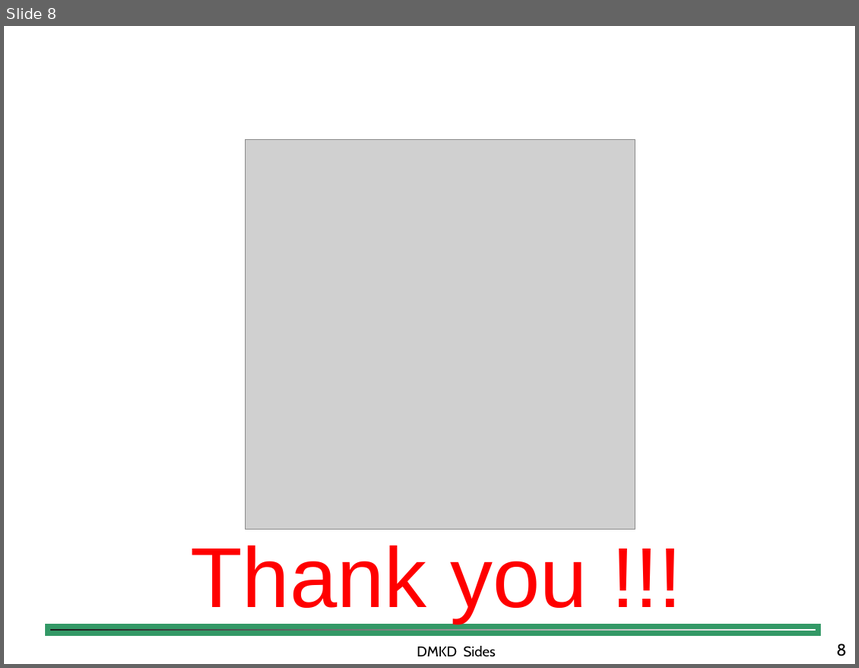
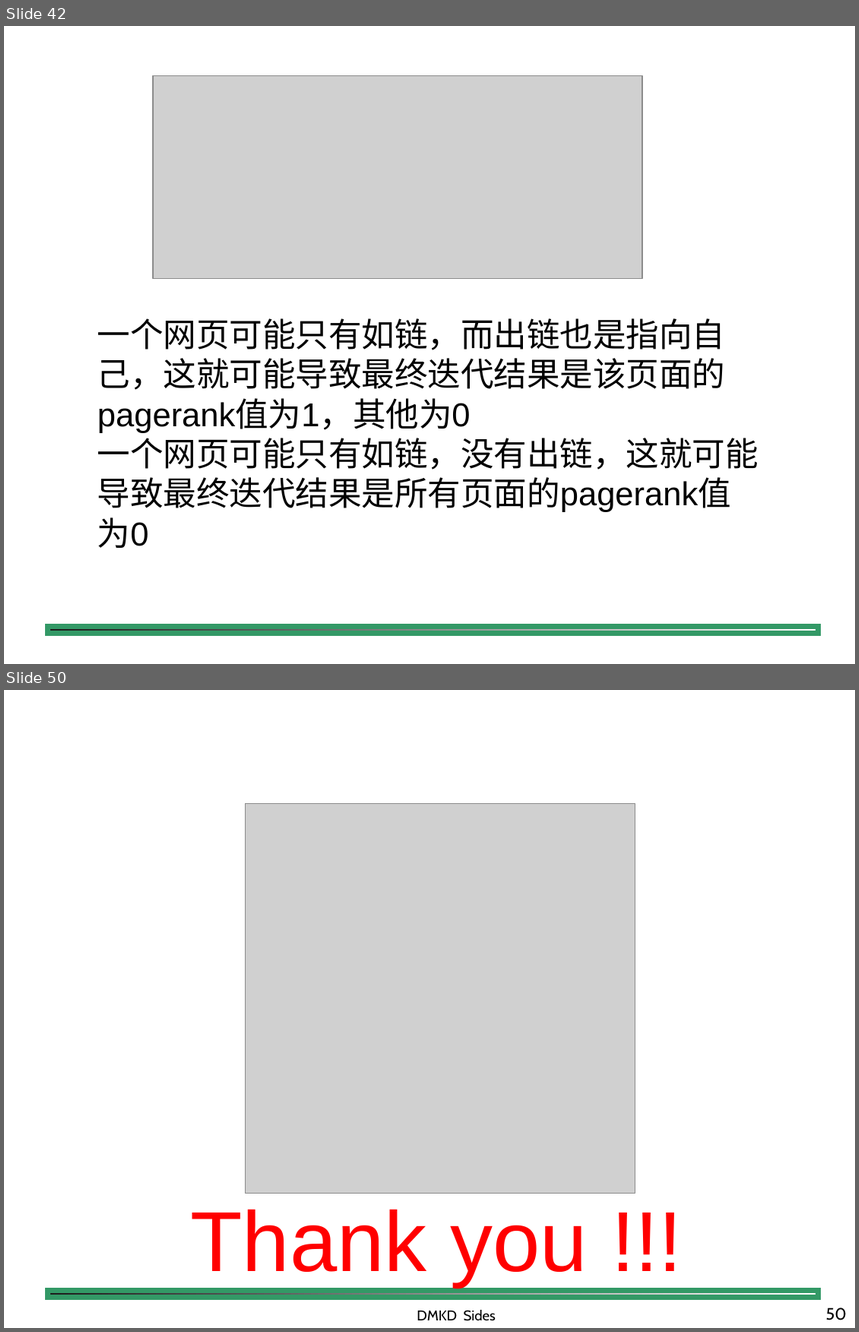
Before and after one commit to shfkuang/shfkuang.github.io, a slide deck: dm2019/fuxi.ppt. Shown one above the other, each under a label of ours: slide 8 before the commit, slides 42 and 50 after it; the slides between them are not shown. The pictures are 859x668 and 859x1332 pixels, drawn with LibreOffice and Linux fonts; fonts in the diff are those of the drawing; grey boxes stand for pictures; background and template pictures are left out. Boxes give left, top, right and bottom in pixels: in the first picture for what was removed or moved away, otherwise in the second. Text is boxed around its words. In the diff, an @@ line names an element or a change of style, - is before the commit and + after.

```diff
--- a/dm2019/fuxi.ppt
+++ b/dm2019/fuxi.ppt
@@ slide 42 added at box(4, 26, 855, 664), background #FFFFFF; not listed: 1 template element that a slide beside it also shows @@
@@ picture added at box(153, 75, 642, 279) @@
@@ text added at box(97, 319, 759, 512), 28 pt, text #000000 @@
+一个网页可能只有如链，而出链也是指向自己，这就可能导致最终迭代结果是该页面的pagerank值为1，其他为0
+一个网页可能只有如链，没有出链，这就可能导致最终迭代结果是所有页面的pagerank值为0
@@ what was slide 8 is now slide 50 @@
@@ page number at box(826, 1308, 847, 1321): text changed @@
-8
+50
```
Also in this commit, not shown: 2 slides changed, 41 other slides added, 4 other files.
